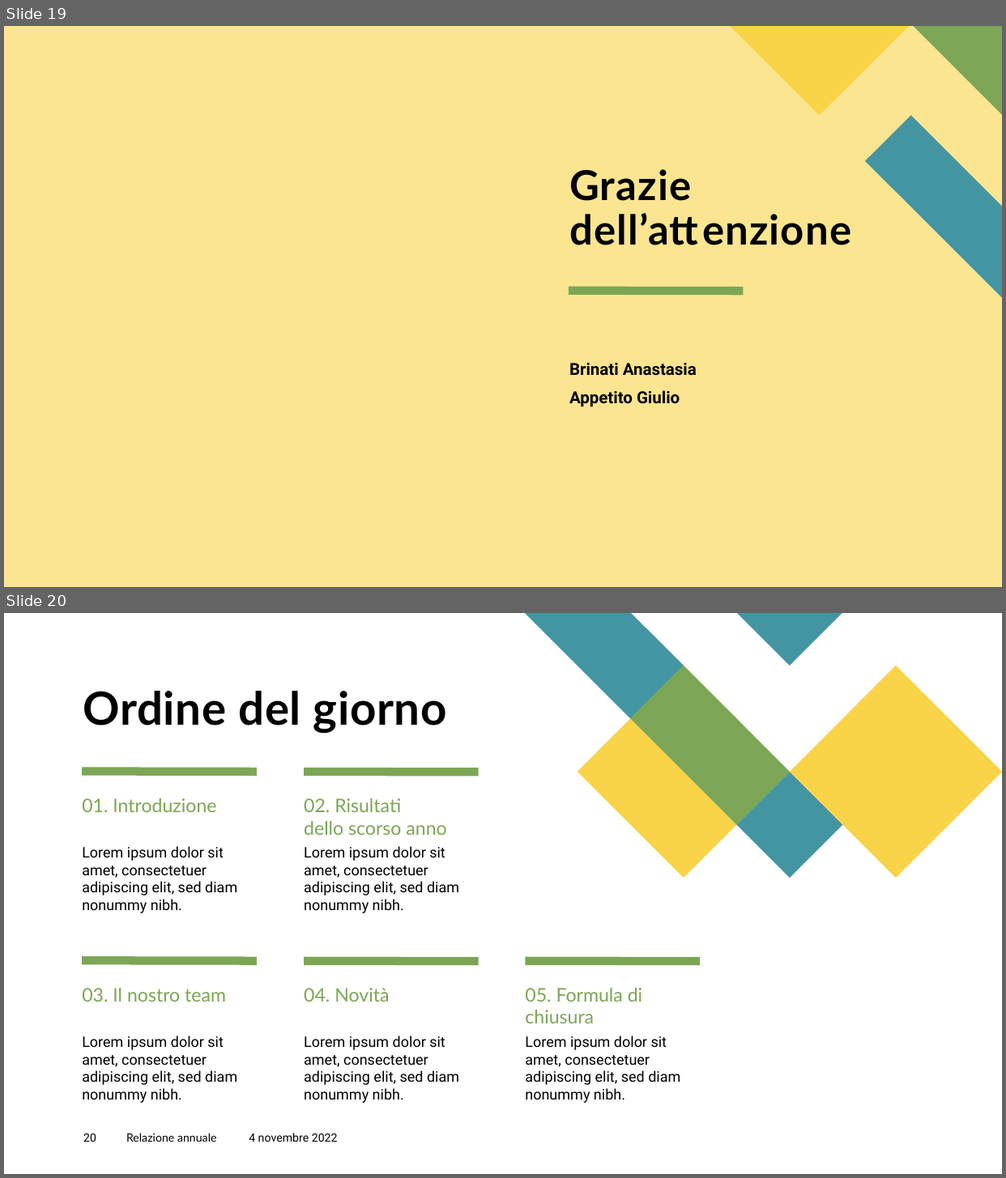
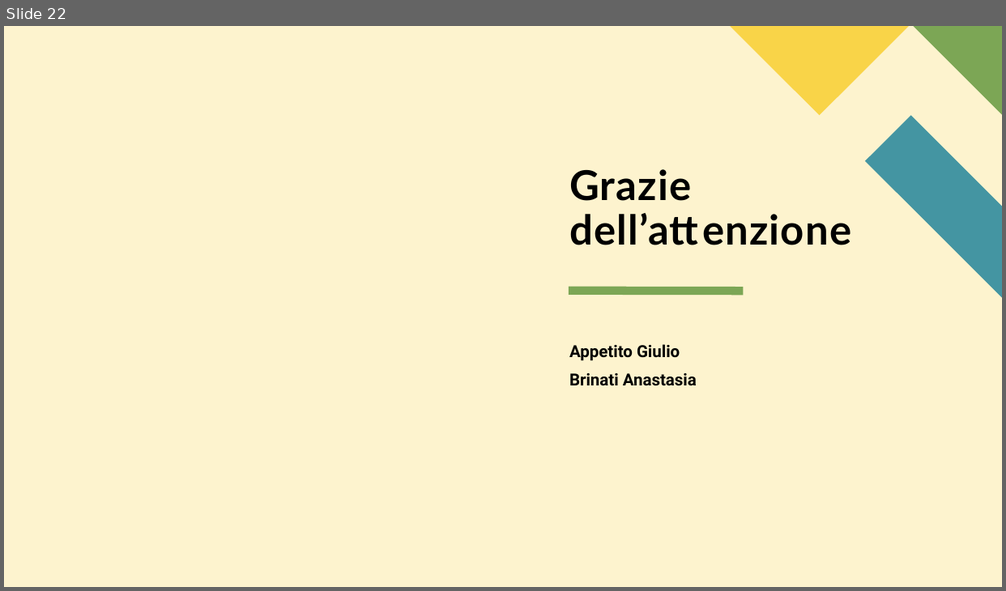
Before and after one commit to GiulioAppetito/Progetto-AMOD-21-22, a slide deck: Presentazione Progetto AMOD.pptx. Shown one above the other, each under a label of ours: slides 19 and 20 before the commit, slide 22 after it. The pictures are 1006x1178 and 1006x591 pixels, drawn with LibreOffice and Linux fonts; fonts in the diff are those of the drawing. Boxes give left, top, right and bottom in pixels: in the first picture for what was removed or moved away, otherwise in the second. Text is boxed around its words. In the diff, an @@ line names an element or a change of style, - is before the commit and + after.

```diff
--- a/Presentazione Progetto AMOD.pptx
+++ b/Presentazione Progetto AMOD.pptx
@@ slide 20 removed at (x1=4, y1=613, x2=1002, y2=1174), background #FFFFFF @@
@@ group removed at (x1=525, y1=613, x2=1002, y2=878): 5 freeform shapes @@
@@ title removed at (x1=83, y1=691, x2=447, y2=734) @@
-Ordine del giorno
@@ line removed from (82, 772) to (257, 772) @@
@@ line removed from (305, 772) to (479, 772) @@
@@ text removed at (x1=82, y1=798, x2=216, y2=812) @@
-01. Introduzione
@@ text removed at (x1=304, y1=798, x2=446, y2=835) @@
-02. Risultati
-dello scorso anno
@@ text removed at (x1=82, y1=846, x2=237, y2=914) @@
-Lorem ipsum dolor sit amet, consectetuer adipiscing elit, sed diam nonummy nibh.
@@ text removed at (x1=304, y1=846, x2=459, y2=914) @@
-Lorem ipsum dolor sit amet, consectetuer adipiscing elit, sed diam nonummy nibh.
@@ line removed from (82, 961) to (257, 961) @@
@@ line removed from (305, 961) to (479, 961) @@
@@ line removed from (525, 961) to (701, 961) @@
@@ text removed at (x1=82, y1=988, x2=226, y2=1002) @@
-03. Il nostro team
@@ text removed at (x1=304, y1=988, x2=389, y2=1002) @@
-04. Novità
@@ text removed at (x1=525, y1=988, x2=642, y2=1024) @@
-05. Formula di chiusura
@@ text removed at (x1=82, y1=1036, x2=237, y2=1103) @@
-Lorem ipsum dolor sit amet, consectetuer adipiscing elit, sed diam nonummy nibh.
@@ text removed at (x1=304, y1=1036, x2=459, y2=1103) @@
-Lorem ipsum dolor sit amet, consectetuer adipiscing elit, sed diam nonummy nibh.
@@ text removed at (x1=525, y1=1036, x2=680, y2=1103) @@
-Lorem ipsum dolor sit amet, consectetuer adipiscing elit, sed diam nonummy nibh.
@@ page number removed at (x1=83, y1=1134, x2=96, y2=1142) @@
-20
@@ text removed at (x1=126, y1=1133, x2=216, y2=1142) @@
-Relazione annuale
@@ text removed at (x1=249, y1=1133, x2=338, y2=1142) @@
-4 novembre 2022
@@ what was slide 19 is now slide 22 @@
@@ slide 22 changed as well @@
@@ background #FBE591 to #FDF3CE @@
@@ text at (x1=569, y1=344, x2=680, y2=361): paragraph added @@
+Appetito Giulio
@@ text at (x1=569, y1=390, x2=680, y2=408): paragraph removed @@
-Appetito Giulio
```
Also in this commit, not shown: 17 other slides changed, 4 slides added, 8 other slides removed.
